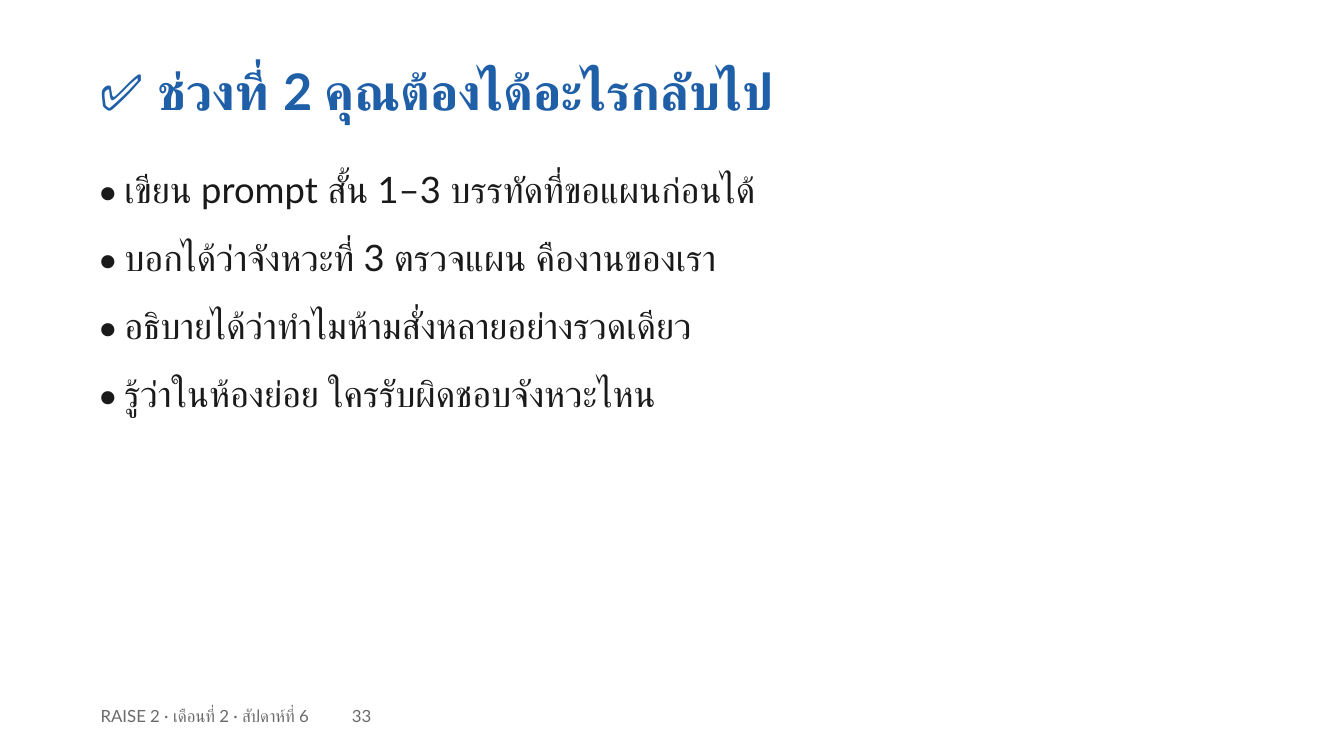
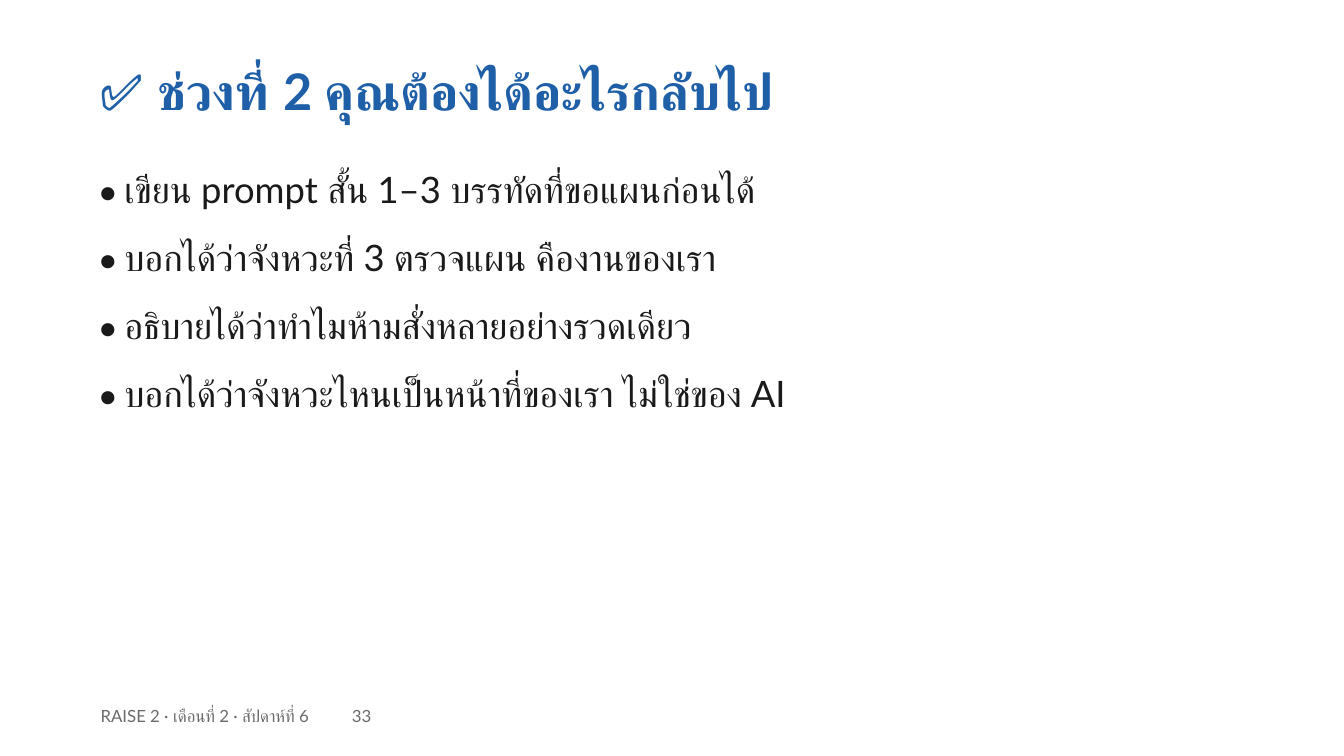
Before and after one commit to cnacha-mfu/raise2-module2, a slide deck: slide 33 of materials/week6/w6-slides.pptx. Drawn at 1344x756 pixels with LibreOffice and Linux fonts; fonts in the diff are those of the drawing. Boxes give left, top, right and bottom in pixels: in the first picture for what was removed or moved away, otherwise in the second. Text is boxed around its words. In the diff, an @@ line names an element or a change of style, - is before the commit and + after.

```diff
--- a/materials/week6/w6-slides.pptx
+++ b/materials/week6/w6-slides.pptx
@@ text at (x1=124, y1=378, x2=786, y2=408): text changed @@
-• รู้ว่าในห้องย่อย ใครรับผิดชอบจังหวะไหน
+• บอกได้ว่าจังหวะไหนเป็นหน้าที่ของเรา ไม่ใช่ของ AI
```
Also in this commit, not shown: 1 other slide changed, 29 other files.
